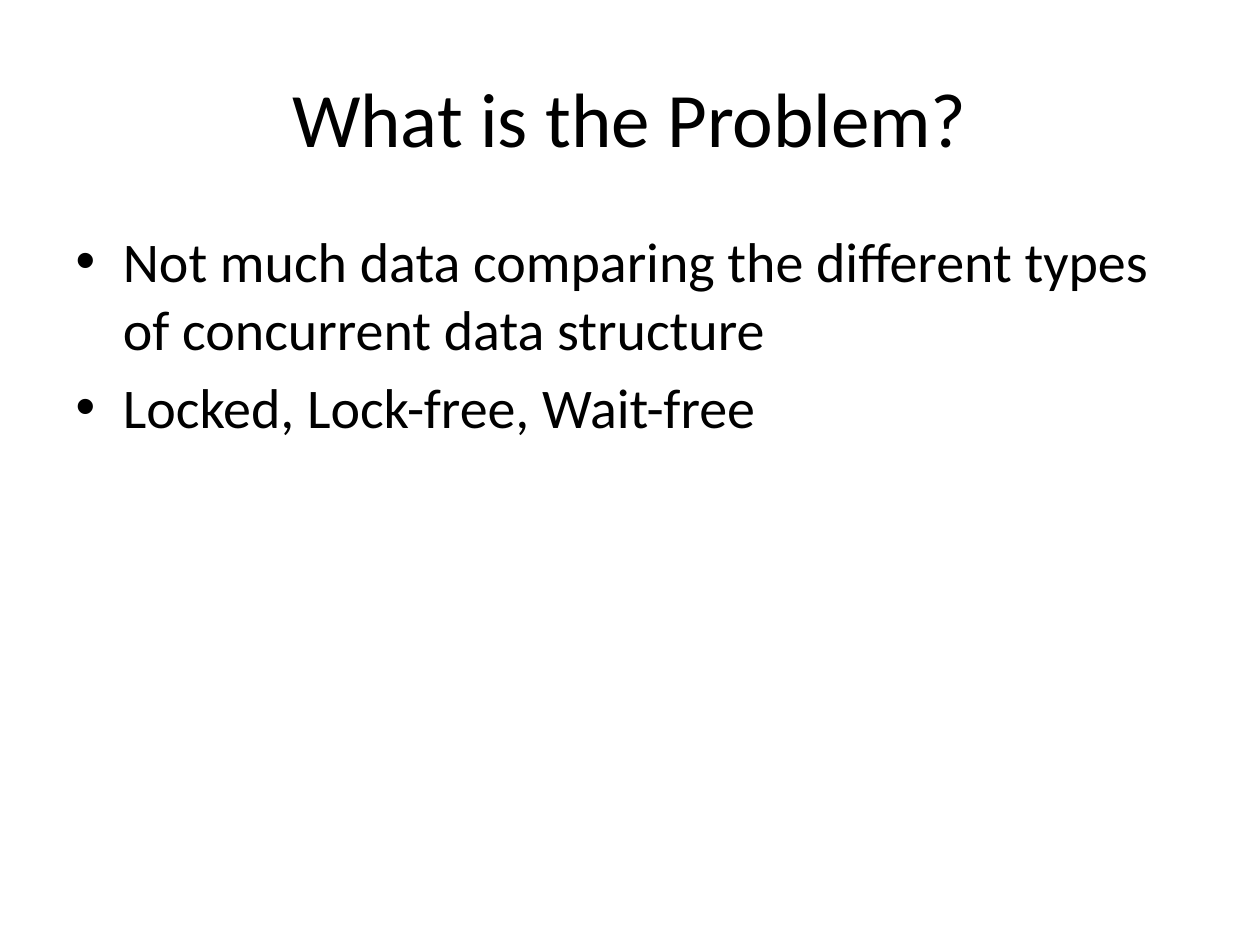
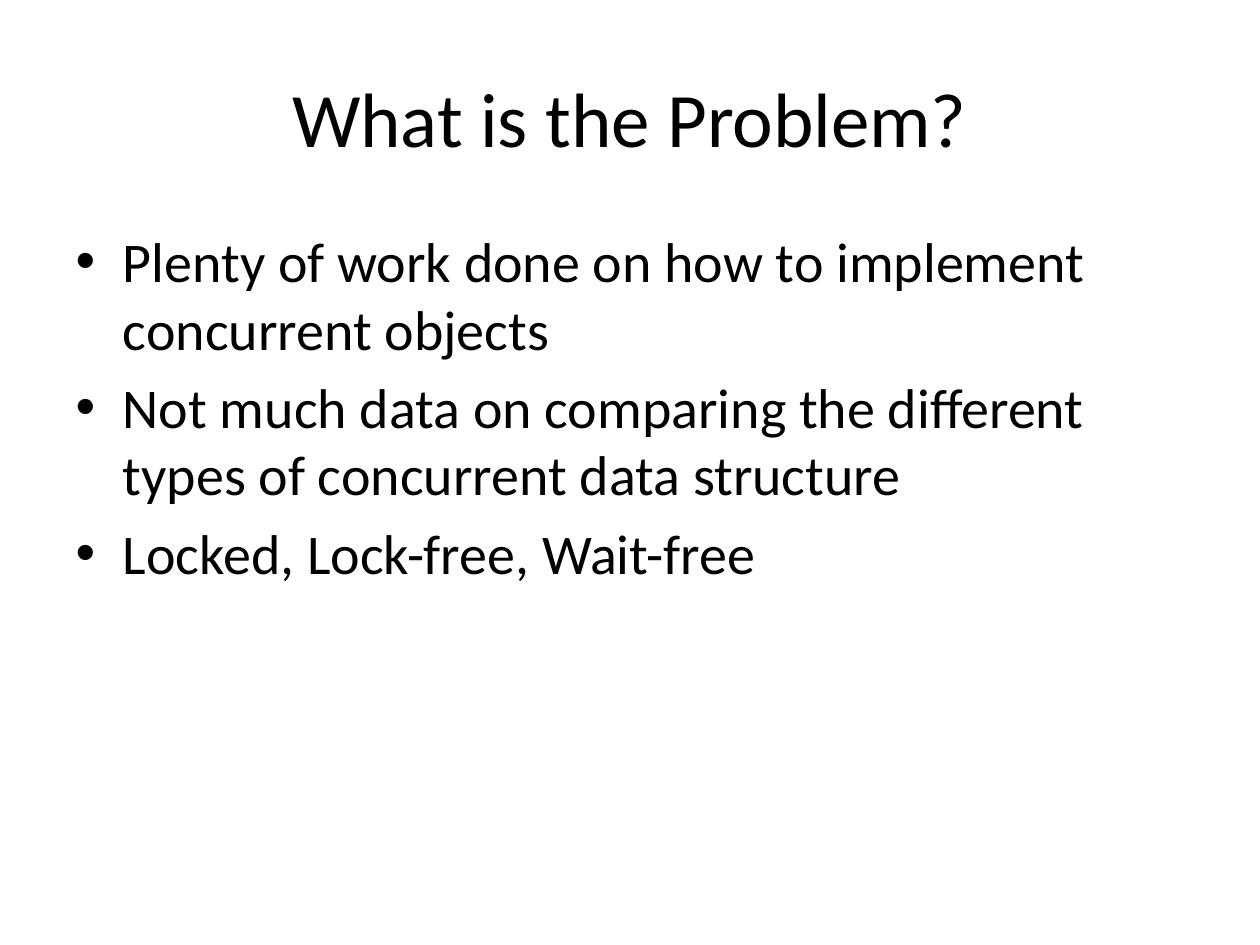
Before and after one commit to gibsonma/FYP, a slide deck: slide 2 of Report/FYP_Presentation.pptx. Drawn at 1260x945 pixels with LibreOffice and Linux fonts; fonts in the diff are those of the drawing. Boxes give left, top, right and bottom in pixels: in the first picture for what was removed or moved away, otherwise in the second. Text is boxed around its words. In the diff, an @@ line names an element or a change of style, - is before the commit and + after.

```diff
--- a/Report/FYP_Presentation.pptx
+++ b/Report/FYP_Presentation.pptx
@@ text at (123,243,1084,504): text changed @@
-• Not much data comparing the different types of concurrent data structure
+• Plenty of work done on how to implement concurrent objects
+• Not much data on comparing the different types of concurrent data structure
```
Also in this commit, not shown: 2 other slides changed, 2 slides added, 2 slides removed, 4 other files.
